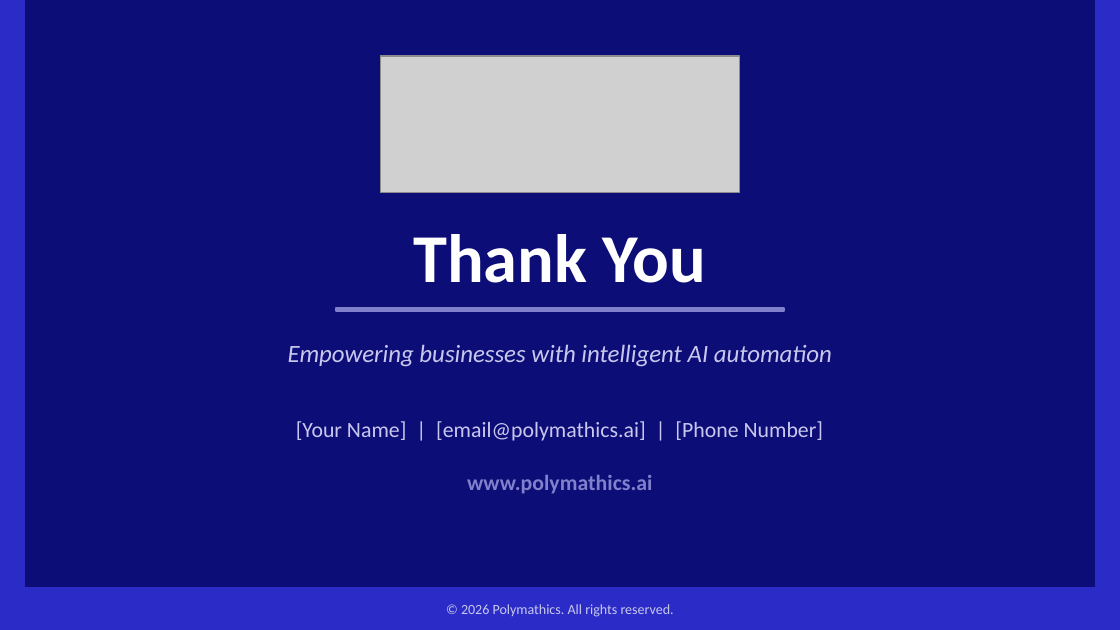
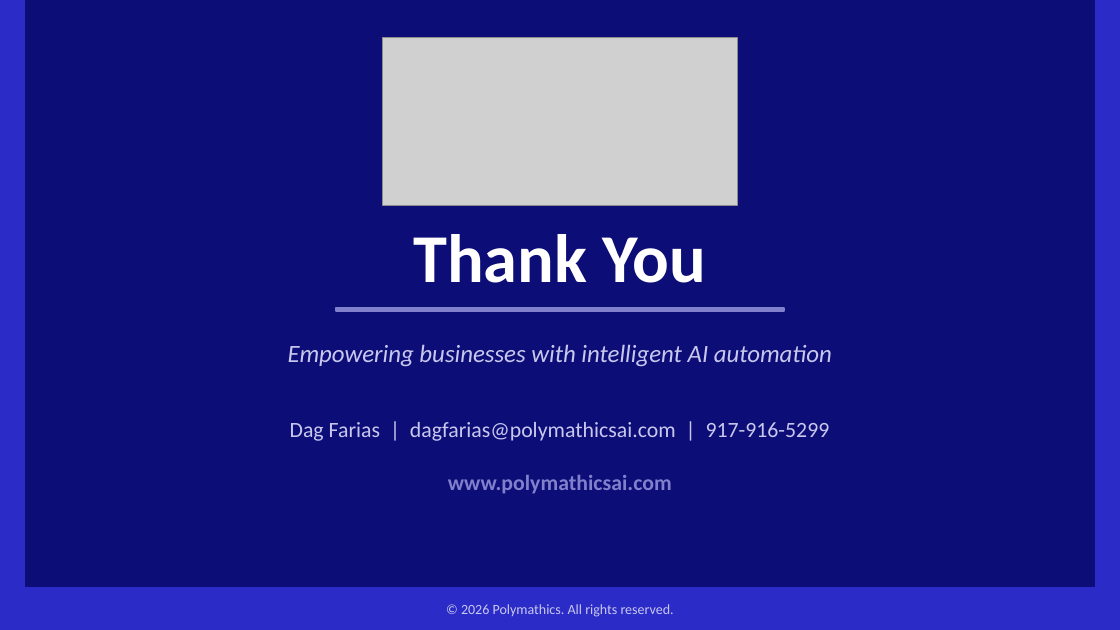
Before and after one commit to tenken127/polymathicstrat, a slide deck: slide 7 of Pitchbooks/Polymathics_Template.pptx. Drawn at 1120x630 pixels with LibreOffice and Linux fonts; fonts in the diff are those of the drawing; grey boxes stand for pictures. Boxes give left, top, right and bottom in pixels: in the first picture for what was removed or moved away, otherwise in the second. Text is boxed around its words. In the diff, an @@ line names an element or a change of style, - is before the commit and + after.

Commit message:
feat: add polymathics strategies page

```diff
--- a/Pitchbooks/Polymathics_Template.pptx
+++ b/Pitchbooks/Polymathics_Template.pptx
@@ picture: place and size @@
-picture at box(381, 56, 739, 193)
+picture at box(383, 37, 738, 205)
@@ text at box(290, 422, 830, 441): text changed @@
-[Your Name] | [email@polymathics.ai] | [Phone Number]
+Dag Farias | dagfarias@polymathicsai.com | 917-916-5299
@@ text at box(448, 475, 672, 494): text changed @@
-www.polymathics.ai
+www.polymathicsai.com
```
Also in this commit, not shown: 5 other slides changed, 24 other files.
